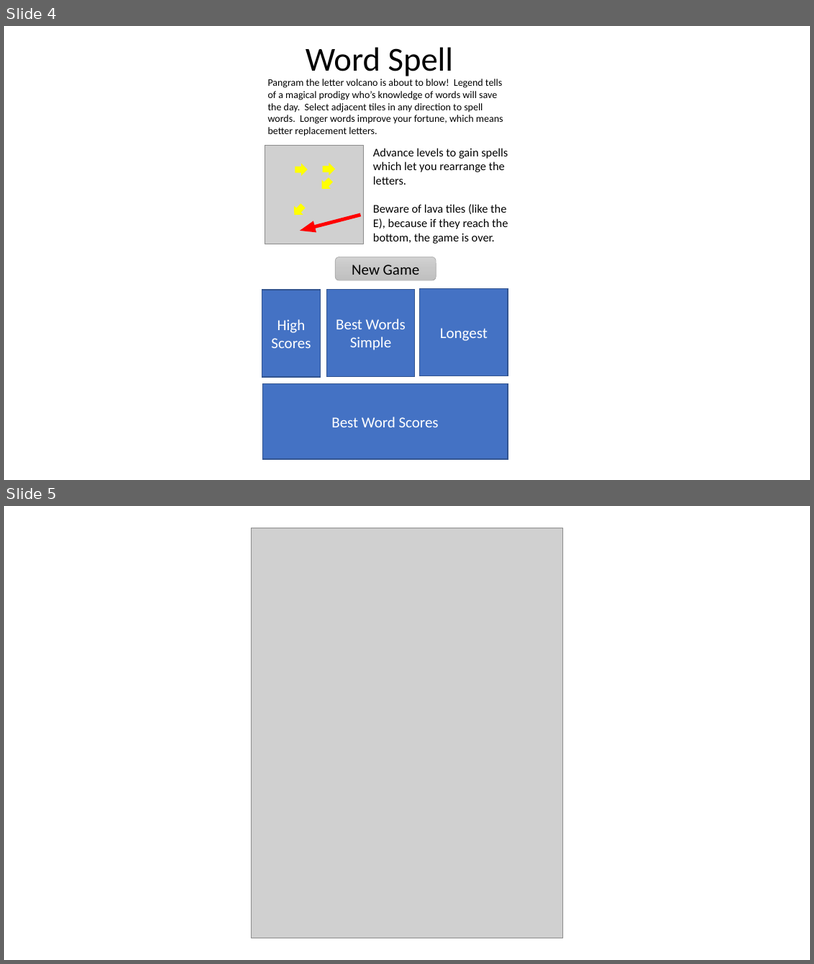
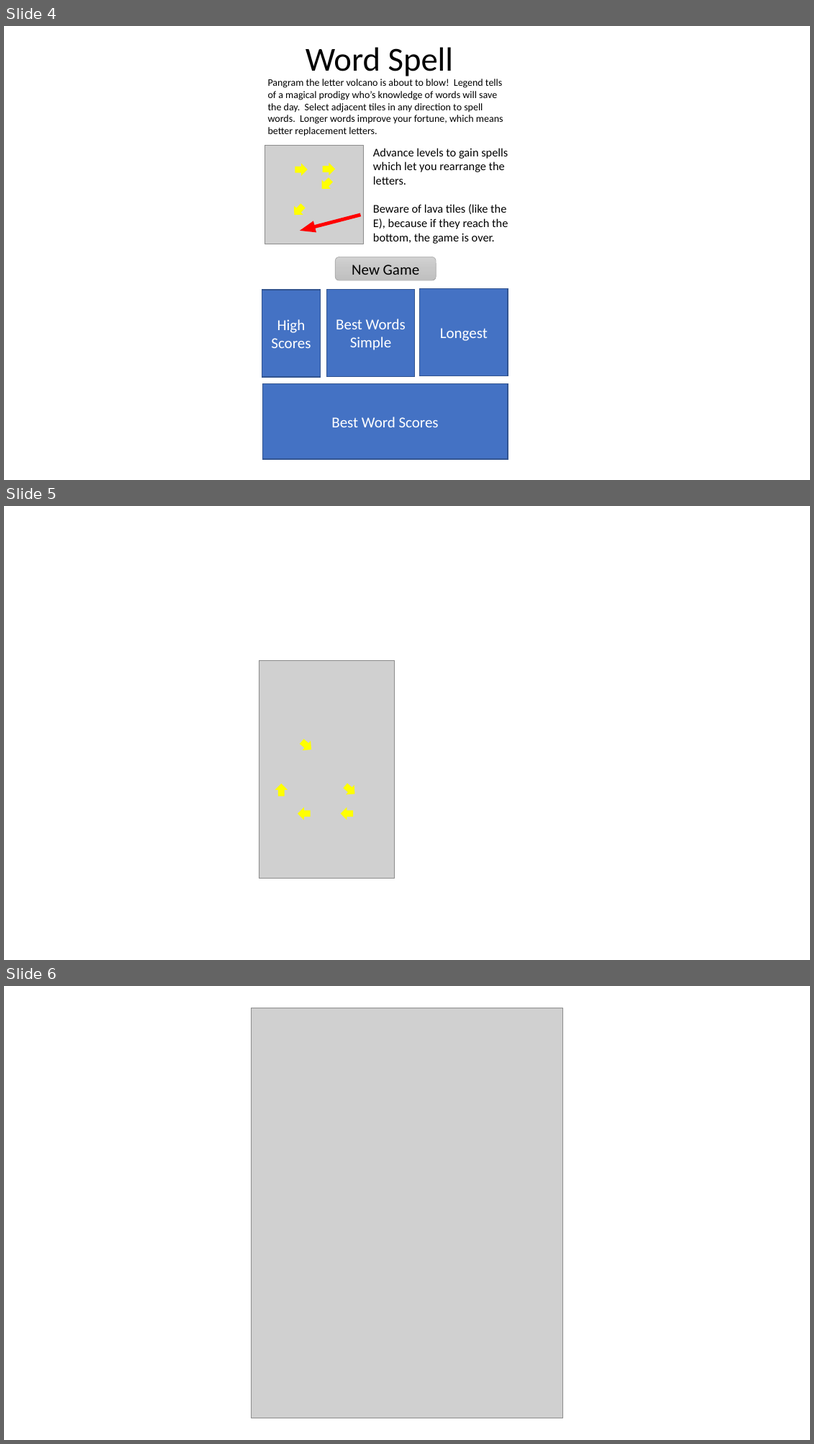
Before and after one commit to paulelong/Rivers, a slide deck: Art/StartPageMockup.pptx. Shown one above the other, each under a label of ours: slides 4 and 5 before the commit, slides 4, 5 and 6 after it. The pictures are 814x964 and 814x1444 pixels, drawn with LibreOffice and Linux fonts; fonts in the diff are those of the drawing; grey boxes stand for pictures. Boxes give left, top, right and bottom in pixels: in the first picture for what was removed or moved away, otherwise in the second. Text is boxed around its words. In the diff, an @@ line names an element or a change of style, - is before the commit and + after.

```diff
--- a/Art/StartPageMockup.pptx
+++ b/Art/StartPageMockup.pptx
@@ slide 5 added at box(4, 506, 810, 960), background #FFFFFF @@
@@ picture added at box(260, 660, 395, 878) @@
@@ right arrow added at box(298, 736, 316, 754), fill #FFFF00 @@
@@ right arrow added at box(275, 783, 288, 795), fill #FFFF00 @@
@@ right arrow added at box(342, 780, 359, 798), fill #FFFF00 @@
@@ right arrow added at box(298, 807, 311, 820), fill #FFFF00 @@
@@ right arrow added at box(341, 807, 354, 820), fill #FFFF00 @@
@@ what was slide 5 is now slide 6 @@
```
Also in this commit, not shown: 13 other files.
